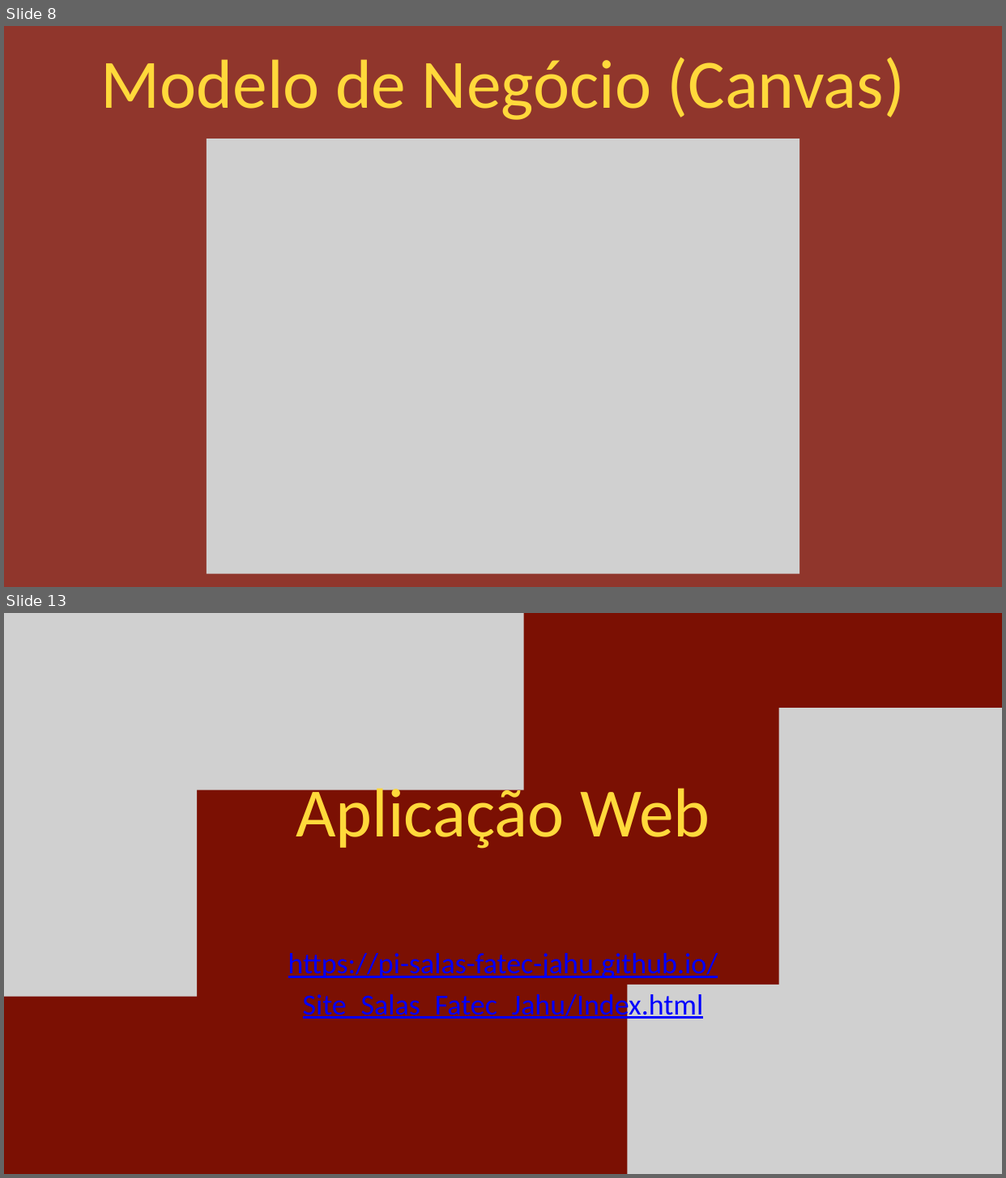
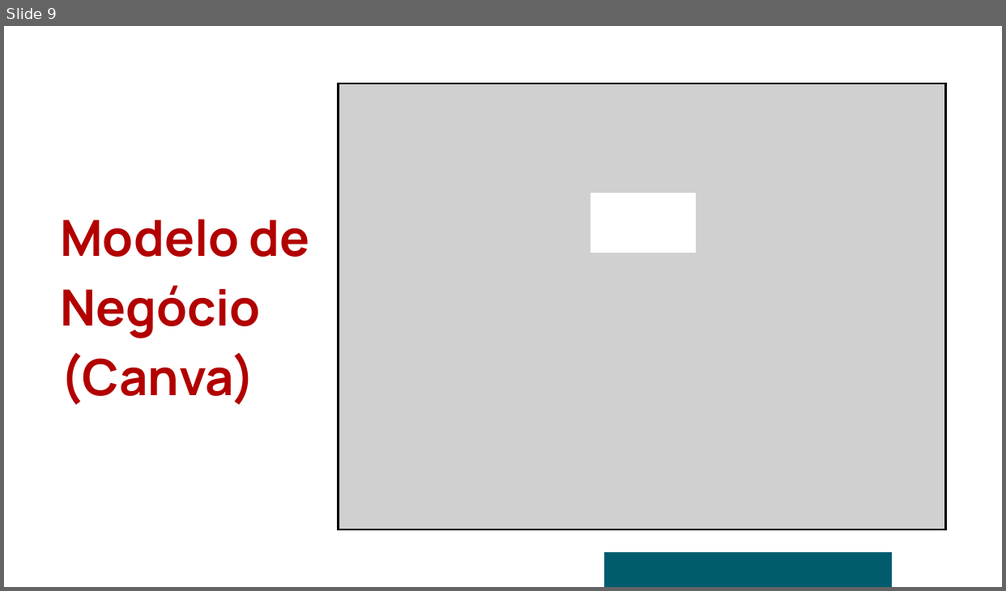
Before and after one commit to Agenda-Fatec/Documentos, a slide deck: Slides/PI.pptx. Shown one above the other, each under a label of ours: slides 8 and 13 before the commit, slide 9 after it; the slides between them are not shown. The pictures are 1006x1178 and 1006x591 pixels, drawn with LibreOffice and Linux fonts; fonts in the diff are those of the drawing; grey boxes stand for pictures. Boxes give left, top, right and bottom in pixels: in the first picture for what was removed or moved away, otherwise in the second. Text is boxed around its words. In the diff, an @@ line names an element or a change of style, - is before the commit and + after.

```diff
--- a/Slides/PI.pptx
+++ b/Slides/PI.pptx
@@ slide 13 removed at <box>4,613,1002,1174</box>, background #7B1003 @@
@@ picture removed at <box>4,613,197,997</box> @@
@@ picture removed at <box>71,613,523,790</box> @@
@@ picture removed at <box>779,708,1002,1174</box> @@
@@ text removed at <box>296,779,710,849</box> @@
-Aplicação Web
@@ text removed at <box>288,953,718,1022</box> @@
-https://pi-salas-fatec-jahu.github.io/Site_Salas_Fatec_Jahu/Index.html
@@ picture removed at <box>627,985,931,1174</box> @@
@@ what was slide 8 is now slide 9 @@
@@ slide 9 changed as well @@
@@ background #90362C to #FFFFFF @@
@@ picture: place and size @@
-picture at <box>206,139,800,574</box>
+picture at <box>339,84,945,530</box>
@@ freeform shape added at <box>590,193,696,253</box>, fill #FFFFFF @@
@@ text at <box>60,219,310,405</box>: text changed; size 100 to 72 pt; font Calibri to Manrope; text colour #FFD93B to #B20000; bold on @@
-Modelo de Negócio (Canvas)
+Modelo de Negócio (Canva)
@@ freeform shape added at <box>603,552,892,587</box>, fill #005C6D @@
```
Also in this commit, not shown: 6 other slides changed, 15 slides added, 8 other slides removed, 6 other files.
